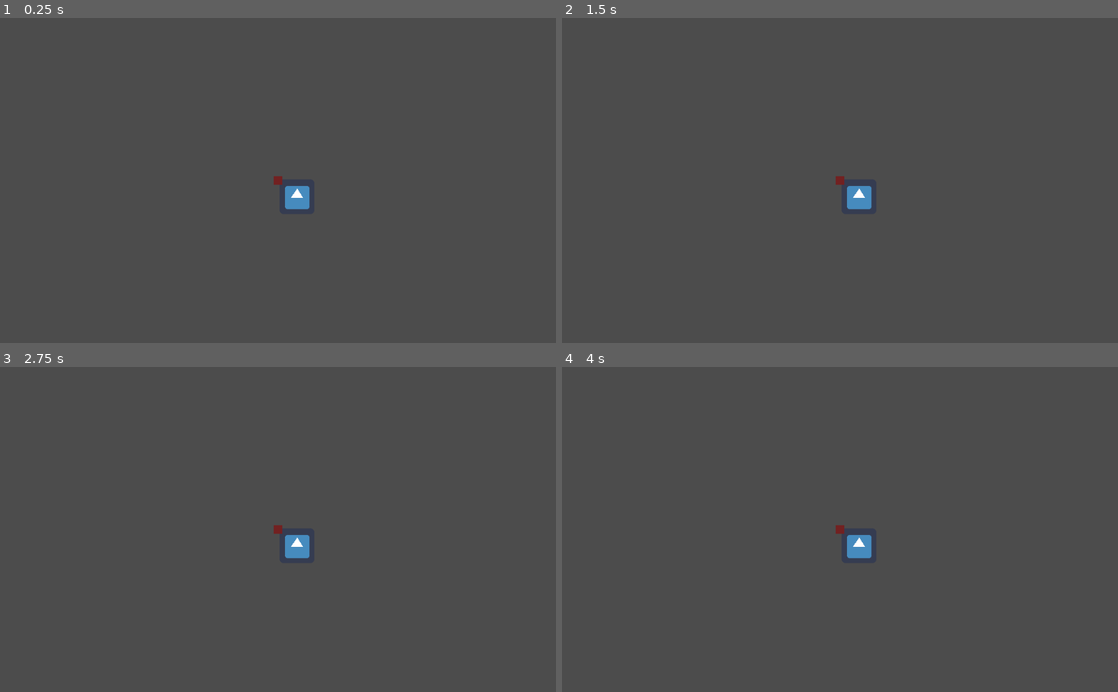
Above: before the commit, frames 1-4 (two rows, left to right).
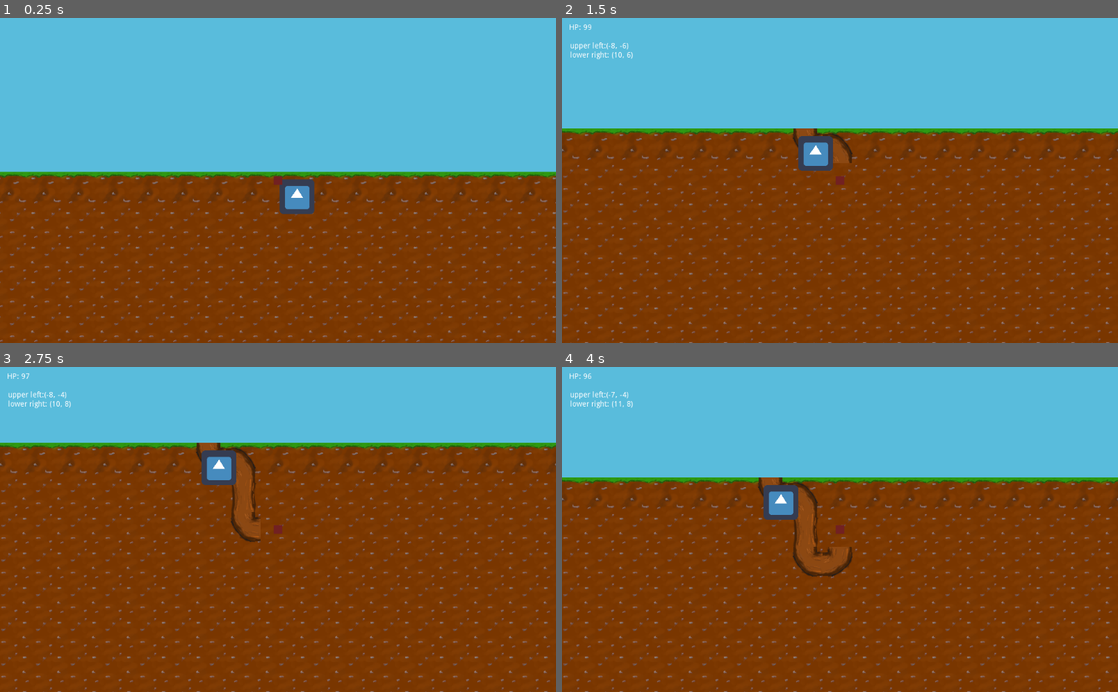
Above: after the commit, the same moments.

Repository: Sushperson/Tree-Simulator-2023
Game: Godot game, scene res://Scenes/World.tscn
Two runs of this game, one before a commit and one after it. Both use one fixed random seed, a clock stepped at 60 frames per second and the inputs below. The engine's default icon, where the game draws it, is replaced by a stand-in: a white triangle on a blue panel in a dark square.
Inputs:
- Up to frame 1 (0.25 s): no input
- Up to frame 2 (1.5 s): tap Enter at 0.5 s; hold D (right) 0.53-1.28 s; hold E (confirm) 0.53-1.28 s; hold S (down) from 1.28 s (still down); tap E (confirm) at 1.35 s
- Up to frame 3 (2.75 s): tap E (confirm) at 2 s; release S (down) at 2.03 s; hold D (right) from 2.03 s (still down); hold E (confirm) from 2.03 s (still down)
- Up to frame 4 (4 s): release D (right) at 2.78 s; release E (confirm) at 2.78 s; hold W (up) 2.78-3.53 s; tap E (confirm) at 2.85 s; hold A (left) from 3.53 s (still down); hold E (confirm) from 3.53 s (still down)

The runs differ from the first frame. In frame 1, 99% of the frame differs, in the area x 0-100%, y 0-100%; in frame 2, 100%; in frame 3, 100%; in frame 4, 100%.
Error before the commit: Parse Error: Mixed tabs and spaces in indentation. (res://Scripts/World.gd:41)

Commit message:
Fixed errors from previous merge

Diff:
--- a/Tree_sim/Scenes/World.tscn
+++ b/Tree_sim/Scenes/World.tscn
@@ -1,5 +1,4 @@
-[gd_scene load_steps=22 format=2]
-
+[gd_scene load_steps=20 format=2]
 
 [ext_resource path="res://Scenes/Player.tscn" type="PackedScene" id=1]
 [ext_resource path="res://Scripts/World.gd" type="Script" id=2]
@@ -15,6 +14,7 @@
 [ext_resource path="res://assets/tilemap_sprit/boden1.png" type="Texture" id=13]
 [ext_resource path="res://assets/tilemap_sprit/boden3.png" type="Texture" id=14]
 [ext_resource path="res://assets/tilemap_sprit/boden2.png" type="Texture" id=15]
+[ext_resource path="res://assets/tilemap_sprit/boden1_grass.png" type="Texture" id=16]
 [ext_resource path="res://assets/sky.png" type="Texture" id=18]
 [ext_resource path="res://Scripts/HUD.gd" type="Script" id=19]
 
@@ -161,6 +161,20 @@
 5/shape_one_way_margin = 0.0
 5/shapes = [  ]
 5/z_index = 0
+6/name = "boden1_grass.png 6"
+6/texture = ExtResource( 16 )
+6/tex_offset = Vector2( 0, 0 )
+6/modulate = Color( 1, 1, 1, 1 )
+6/region = Rect2( 0, 0, 64, 64 )
+6/tile_mode = 0
+6/occluder_offset = Vector2( 0, 0 )
+6/navigation_offset = Vector2( 0, 0 )
+6/shape_offset = Vector2( 0, 0 )
+6/shape_transform = Transform2D( 1, 0, 0, 1, 0, 0 )
+6/shape_one_way = false
+6/shape_one_way_margin = 0.0
+6/shapes = [  ]
+6/z_index = 0
 
 [node name="World" type="Node2D"]
 script = ExtResource( 2 )
--- a/Tree_sim/Scripts/BG_Grid.gd
+++ b/Tree_sim/Scripts/BG_Grid.gd
@@ -14,7 +14,7 @@
 		if(y < 0):
 			tile = 5
 		elif(y == 0):
-			tile = 1
+			tile = 6
 		elif(y > 0):
 			tile = 0
 		set_cell(x, y, tile)
--- a/Tree_sim/Scripts/World.gd
+++ b/Tree_sim/Scripts/World.gd
@@ -37,7 +37,6 @@
 		in_spiel_modi = spiel_modi.back_wurzeln
 
 func tick():
-    get_node("HUD/DebugCamSize").set_text("upper left:" + str(get_visible_rect().position) + "\n" + "lower right: " + str(get_visible_rect().end))
 	get_node("Tick_clock").start(tick_length)
 	if in_spiel_modi == spiel_modi.wurzeln:
 		var player = get_node("Player")
@@ -57,8 +56,9 @@
 			var last_pos = player.path.pop_back()
 			player.position = Vector2(last_pos[0] * tile_size + tile_size/2, last_pos[1]* tile_size + tile_size/2)
 
-print(get_node("Camera2D").position)
-    get_node("Camera2D/Label").set_text("upper left:" + str(get_visible_rect().position) + "\n" + "lower right: " + str(get_visible_rect().end))
+	print(get_node("Camera2D").position)
+	get_node("HUD/DebugCamSize").set_text("upper left:" + str(get_visible_rect().position) + "\n" + "lower right: " + str(get_visible_rect().end))
+
 
 
 # Set a root-tile to the tile that was just left by the player
